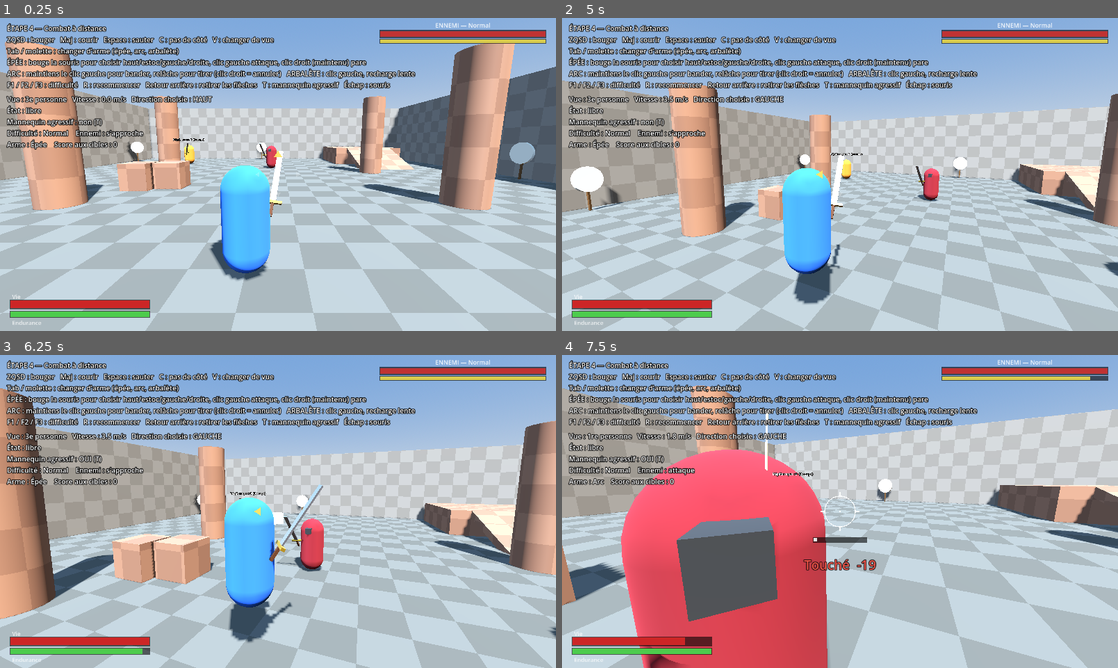
Above: before the commit, frames 1-4 (two rows, left to right).
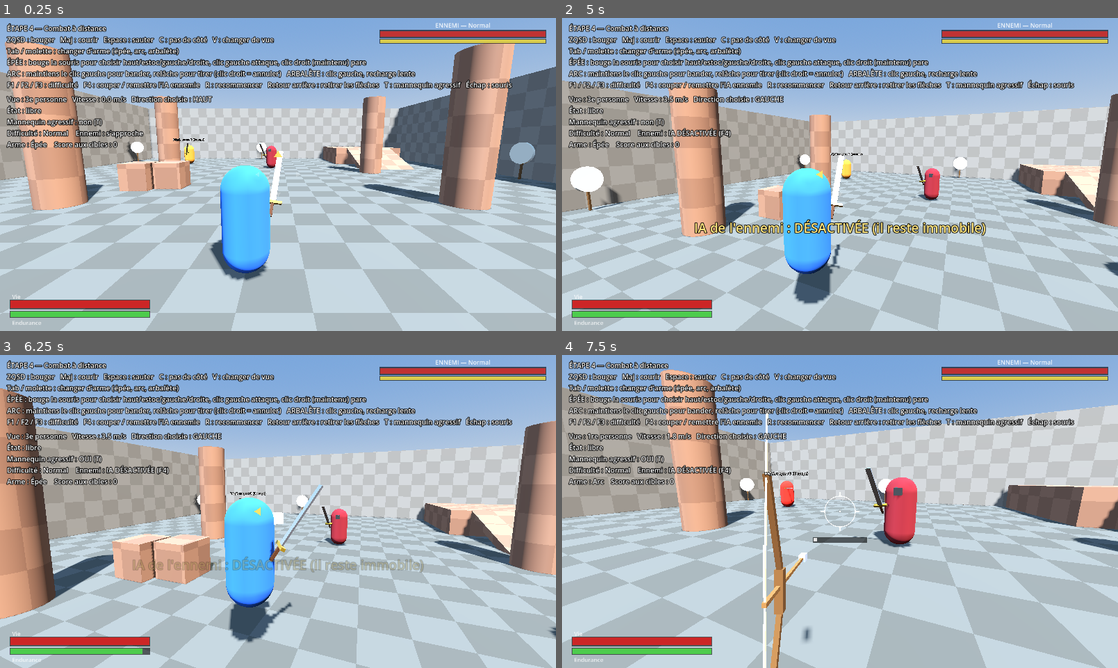
Above: after the commit, the same moments.

Repository: NengD/RPGMedieval
Game: Godot game, scene res://scenes/main.tscn
The game is run twice, just before and just after one commit, with the same random seed, the same clock (stepped at 60 frames per second) and the same inputs.
Inputs (mouse positions are in pixels of both pictures, inside the frame that each line leads up to):
- Up to frame 1 (0.25 s): no input
- Up to frame 2 (5 s): move the mouse to (867, 174) at 0.52 s; hold Right mouse button (guard) 0.53-1.28 s; hold W (move_forward) from 0.53 s (still down); click (867, 174) at 0.67 s; tap Space (jump) at 0.77, 0.8, 1.07, 1.35, 1.52, 1.82, 2.3, 3.02, 3.32, 3.77, 3.8, 4.07, 4.52, 4.82 s; move the mouse to (812, 174) at 1.27 s; right-click (812, 174) at 1.55 s; move the mouse to (851, 168) at 2.02 s; press the mouse at (851, 168) at 2.03 s; move the mouse to (834, 180) at 2.77 s; release the mouse at (834, 180) at 2.78 s; tap Backspace (clear_arrows) at 2.85 s; click (834, 180) at 2.92 s; right-click (834, 180) at 3.05 s; move the mouse to (878, 177) at 3.52 s; tap C (dodge) at 3.6 s; tap R (reset_combat) at 4.15 s; move the mouse to (795, 171) at 4.27 s; right-click (795, 171) at 4.35 s; tap F4 (toggle_ai, bound only after the commit) at 4.9 s
- Up to frame 3 (6.25 s): move the mouse to (283, 511) at 5.02 s; hold Shift (sprint) 5.03-5.78 s; click (283, 511) at 5.17 s; tap Space (jump) at 5.3, 6.02 s; move the mouse to (255, 505) at 5.77 s; release W (move_forward) at 5.78 s; hold D (move_right) from 5.78 s (still down); tap T (toggle_practice) at 5.85 s; right-click (255, 505) at 6.05 s
- Up to frame 4 (7.5 s): tap Space (jump) at 6.32, 6.77, 6.8, 7.07 s; move the mouse to (867, 511) at 6.52 s; release D (move_right) at 6.53 s; hold V (toggle_view) 6.53-7.28 s; hold W (move_forward) from 6.53 s (still down); move the mouse to (812, 511) at 7.27 s; tap Tab (weapon_next) at 7.35 s; click (812, 511) at 7.42 s

The runs differ from the first frame. In frame 1, 1.2% of the frame differs, in the area x 15-93%, y 19-24%; in frame 2, 2.8%; in frame 3, 3.5%; in frame 4, 53%, in the area x 0-100%, y 4-100%.

Commit message:
Touche F4 pour couper l'IA de l'ennemi ; un ancien minuteur ne relance plus le combat
Co-Authored-By: Claude Sonnet 5.5 <noreply@anthropic.com>

Diff:
--- a/scripts/enemy.gd
+++ b/scripts/enemy.gd
@@ -15,6 +15,7 @@
 var target: Player
 var difficulty := GameConfig.DEFAULT_DIFFICULTY
 var mode: int = Mode.APPROACH
+var ai_enabled := GameConfig.ENEMY_AI_ENABLED_AT_START   # false = immobile, ne frappe pas, ne pare pas (comme un mannequin)
 var aggressive := true           # false = il ne lance jamais d'attaque (pour s'entraîner / tests)
 
 var _pivot: Node3D
@@ -137,6 +138,14 @@
 		mode = Mode.DEAD
 		velocity.x = move_toward(velocity.x, 0.0, 30.0 * delta)
 		velocity.z = move_toward(velocity.z, 0.0, 30.0 * delta)
+		move_and_slide()
+		return
+
+	if not ai_enabled:
+		combatant.set_guard(false, 0)
+		velocity.x = move_toward(velocity.x, 0.0, 30.0 * delta)
+		velocity.z = move_toward(velocity.z, 0.0, 30.0 * delta)
+		_cover_active = false
 		move_and_slide()
 		return
 
--- a/scripts/game_config.gd
+++ b/scripts/game_config.gd
@@ -124,6 +124,7 @@
 # ============================================================
 const DIFFICULTY_NAMES := ["Facile", "Normal", "Difficile"]
 const DEFAULT_DIFFICULTY := 1
+const ENEMY_AI_ENABLED_AT_START := true   # false = l'ennemi reste immobile et inoffensif au départ (touche F4 en jeu)
 const AI_REACTION_TIME := [0.40, 0.28, 0.18]          # délai avant de réagir à ton coup (s) : plus c'est long, moins il pare
 const AI_PARRY_CHANCE := [0.15, 0.30, 0.50]           # chance de tenter une parade
 const AI_PERFECT_PARRY_CHANCE := [0.0, 0.04, 0.12]    # parmi les parades : tentative de parade parfaite
--- a/scripts/hud.gd
+++ b/scripts/hud.gd
@@ -24,7 +24,7 @@
 		+ "Tab / molette : changer d'arme (épée, arc, arbalète)\n" \
 		+ "ÉPÉE : bouge la souris pour choisir haut/estoc/gauche/droite, clic gauche attaque, clic droit (maintenu) pare\n" \
 		+ "ARC : maintiens le clic gauche pour bander, relâche pour tirer (clic droit = annuler)   ARBALÈTE : clic gauche, recharge lente\n" \
-		+ "F1 / F2 / F3 : difficulté   R : recommencer   Retour arrière : retirer les flèches   T : mannequin agressif   Échap : souris\n"
+		+ "F1 / F2 / F3 : difficulté   F4 : couper / remettre l'IA ennemie   R : recommencer   Retour arrière : retirer les flèches   T : mannequin agressif   Échap : souris\n"
 	add_child(_help)
 
 	_status = _make_label()
@@ -112,7 +112,7 @@
 		"   PAS DE CÔTÉ" if player.is_dodging else "",
 		"OUI" if dummy.practice else "non",
 		GameConfig.DIFFICULTY_NAMES[enemy.difficulty],
-		Enemy.MODE_NAMES[enemy.mode],
+		Enemy.MODE_NAMES[enemy.mode] if enemy.ai_enabled else "IA DÉSACTIVÉE (F4)",
 		GameConfig.WEAPON_NAMES[player.weapon_kind],
 		target_score,
 	]
--- a/scripts/input_setup.gd
+++ b/scripts/input_setup.gd
@@ -26,6 +26,7 @@
 	_add(&"attack", [_mouse(MOUSE_BUTTON_LEFT), _btn(JOY_BUTTON_RIGHT_SHOULDER)])
 	_add(&"guard", [_mouse(MOUSE_BUTTON_RIGHT), _btn(JOY_BUTTON_LEFT_SHOULDER)])
 	_add(&"toggle_practice", [_key(KEY_T), _btn(JOY_BUTTON_Y)])
+	_add(&"toggle_ai", [_key(KEY_F4), _btn(JOY_BUTTON_DPAD_DOWN)])
 	_add(&"difficulty_easy", [_key(KEY_F1)])
 	_add(&"difficulty_normal", [_key(KEY_F2)])
 	_add(&"difficulty_hard", [_key(KEY_F3)])
--- a/scripts/main.gd
+++ b/scripts/main.gd
@@ -8,6 +8,7 @@
 var arena: Arena
 var targets: Array = []
 var target_score := 0
+var _reset_gen := 0   # évite qu'un ancien minuteur relance un combat déjà recommencé
 
 const PLAYER_START := Vector3(0, 0.05, 9)
 const DUMMY_POS := Vector3(-8, 0, -9)
@@ -54,6 +55,9 @@
 		Input.mouse_mode = Input.MOUSE_MODE_CAPTURED
 	elif event.is_action_pressed(&"reset_combat"):
 		reset_combat()
+	elif event.is_action_pressed(&"toggle_ai"):
+		enemy.ai_enabled = not enemy.ai_enabled
+		hud.show_message("IA de l'ennemi : %s" % ("activée" if enemy.ai_enabled else "DÉSACTIVÉE (il reste immobile)"), Color(1, 0.9, 0.5), 1.5)
 	elif event.is_action_pressed(&"clear_arrows"):
 		Arrow.clear_all(get_tree())
 	elif event.is_action_pressed(&"toggle_practice"):
@@ -89,11 +93,11 @@
 
 
 func _on_player_died() -> void:
-	get_tree().create_timer(GameConfig.RESPAWN_DELAY).timeout.connect(reset_combat)
+	_reset_later(GameConfig.RESPAWN_DELAY)
 
 
 func _on_enemy_died() -> void:
-	get_tree().create_timer(GameConfig.RESPAWN_DELAY + 0.5).timeout.connect(reset_combat)
+	_reset_later(GameConfig.RESPAWN_DELAY + 0.5)
 
 
 ## Change la difficulté de l'ennemi et relance le combat.
@@ -103,7 +107,13 @@
 	hud.show_message("Difficulté : %s" % GameConfig.DIFFICULTY_NAMES[level], Color(1, 0.9, 0.5), 1.5)
 
 
+func _reset_later(delay: float) -> void:
+	var gen := _reset_gen
+	get_tree().create_timer(delay).timeout.connect(func(): if gen == _reset_gen: reset_combat())
+
+
 func reset_combat() -> void:
+	_reset_gen += 1
 	player.reset_to(PLAYER_START, 0.0)
 	dummy.reset_stats()
 	enemy.reset_to(ENEMY_START)
--- a/tests/run_tests.gd
+++ b/tests/run_tests.gd
@@ -265,6 +265,22 @@
 	await _frames(10)
 	_check(not enemy.combatant.dead and is_equal_approx(enemy.combatant.health, enemy.combatant.max_health), "R remet l'ennemi à neuf")
 	_check(player.combatant.health == player.combatant.max_health, "R remet le héros à neuf")
+
+	print("[IA désactivable]")
+	enemy.process_mode = Node.PROCESS_MODE_INHERIT
+	enemy.set_physics_process(true)
+	enemy.aggressive = true
+	enemy.ai_enabled = false
+	enemy.set_difficulty(2)
+	_teleport(Vector3(0, 0.05, 2), PI)
+	enemy.reset_to(Vector3(0, 0, -1))
+	player.combatant.reset()
+	await _frames(120 * 4)
+	_check(enemy.global_position.distance_to(Vector3(0, 0, -1)) < 0.2, "IA coupée : l'ennemi ne bouge pas (%s)" % enemy.global_position)
+	_check(player.combatant.health == player.combatant.max_health and enemy.combatant.state == Combatant.State.IDLE, "IA coupée : il n'attaque pas")
+	enemy.ai_enabled = true
+	await _frames(120 * 4)
+	_check(enemy.global_position.distance_to(Vector3(0, 0, -1)) > 0.5 or enemy.combatant.state != Combatant.State.IDLE, "IA remise : il se remet à bouger")
 
 	print("[Changement d'arme]")
 	main.reset_combat()
Not shown, changed: CLAUDE.md
